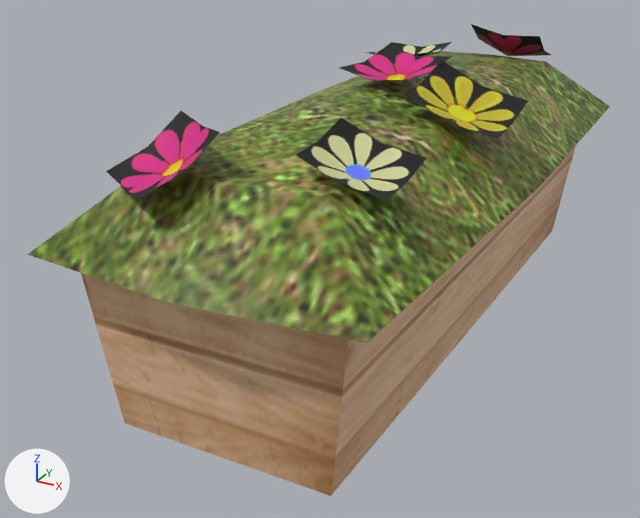
One commit to the FBX model Assets/XanaBuilder Assets/Models/VEG/03_Flowers/VEG0310035_Flowerpot/VEG0310035.fbx: the scene before it, then after it.
Rendered twice from a 50 mm camera at (0.75, -1.666, 0.918) aimed at (-0.098, -0.124, 0.147). Arrows for +X, +Y and +Z are at lower left; the lights stay in place. Where no turn or scale is listed for an object, it has been applied to the vertices.

The first picture shows 'smVEG0310035'.
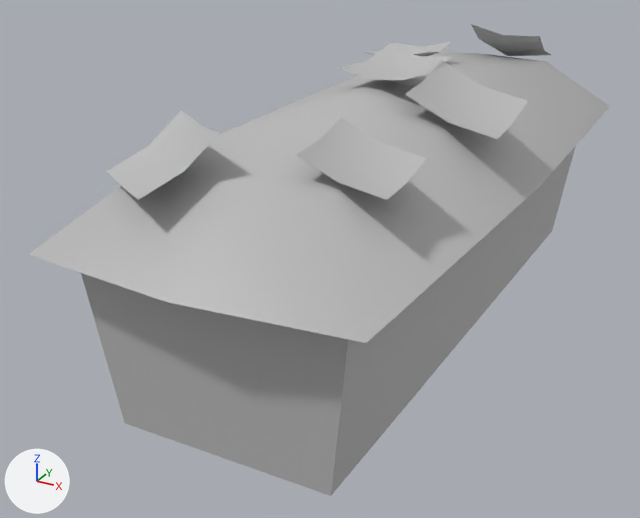
What changed in the scene script:
```text
Change mat_mtveg0310035_placemode:
    remove mat_mtveg0310035_placemode.texture = img_txveg0310035_diffuse_png
    add mat_mtveg0310035_placemode.base_color = (0.5, 0.5, 0.5)  # grey #bcbcbc
```

Pixel boxes [x1, y1, x2, y2] of what changed, in the pictures (640 x 518 px):
'smVEG0310035', surface changed: [27, 24, 610, 496] in both
